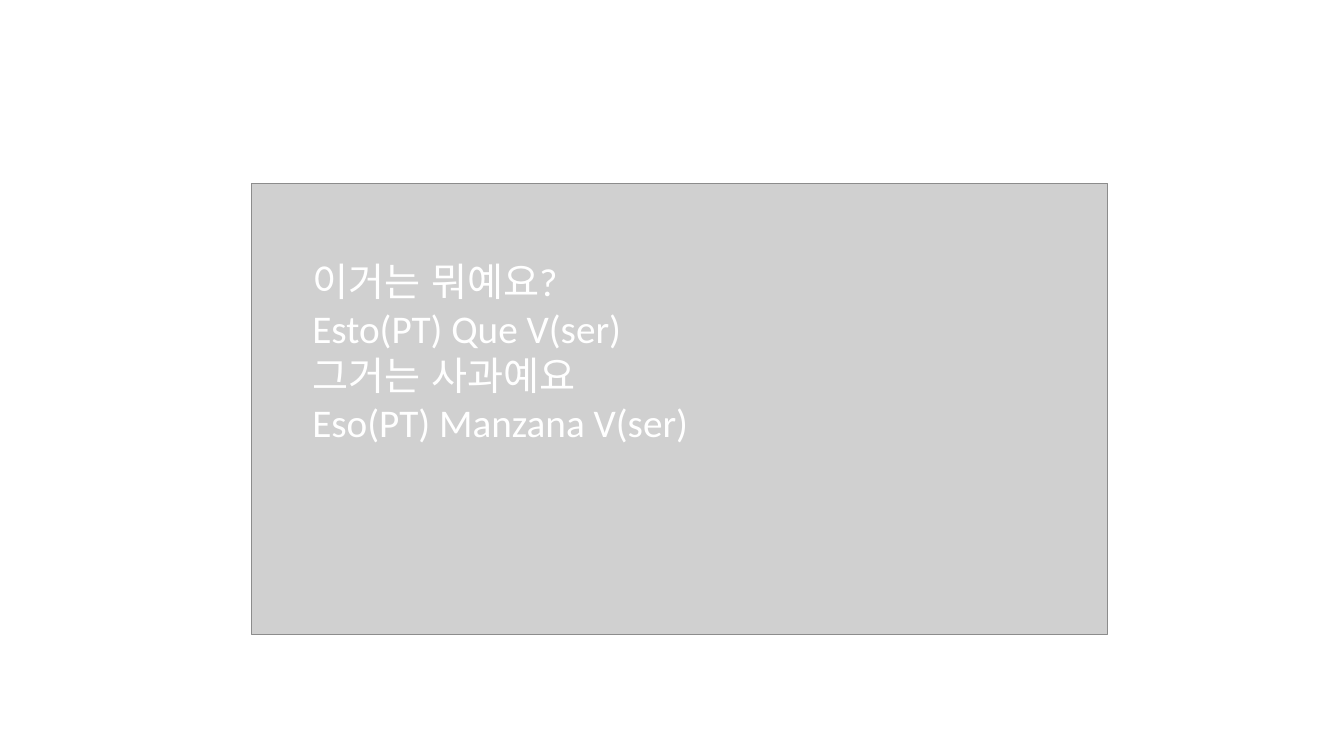
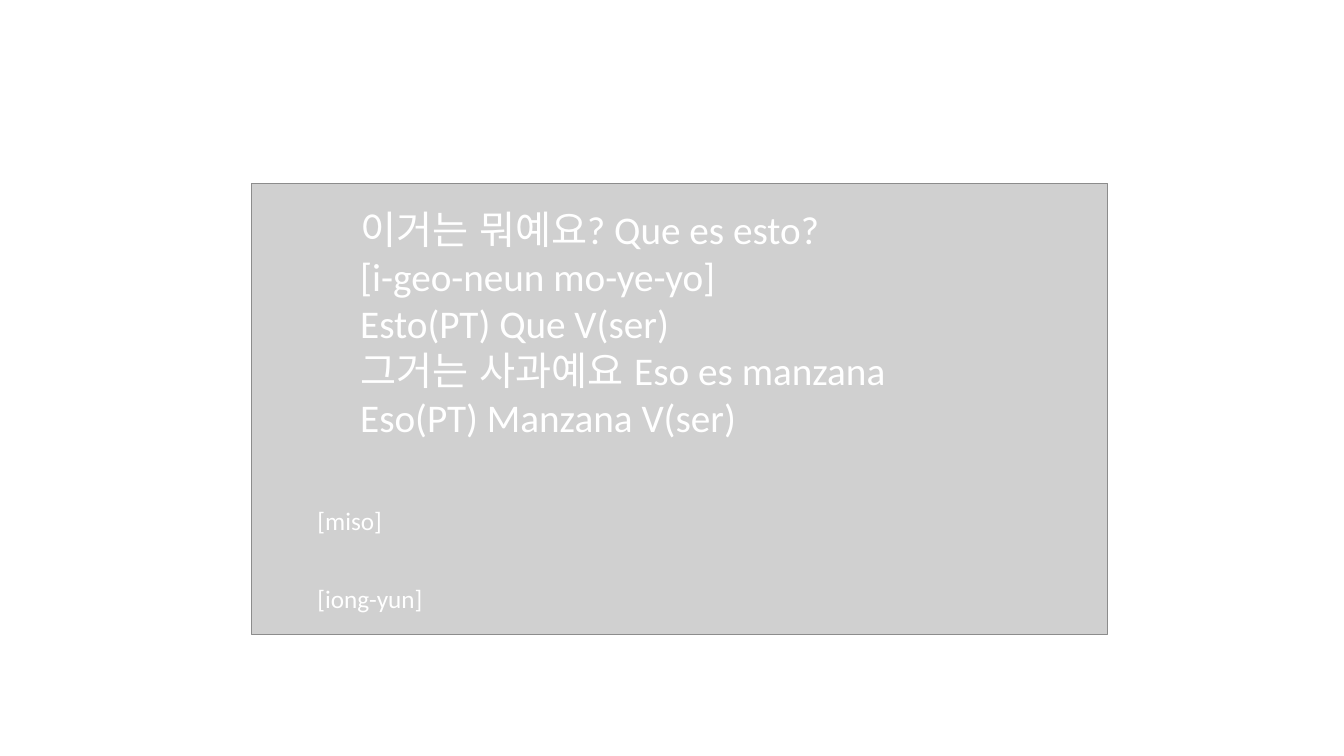
Before and after one commit to academiaseul/ACADEMIASEULWEB, a slide deck: slide 11 of A1_Nivel_1/04_Vida_Diaria/Sesion_04b_Personas_Familia.pptx (slide 10 before the commit). Drawn at 1344x756 pixels with LibreOffice and Linux fonts; fonts in the diff are those of the drawing; grey boxes stand for pictures. Boxes give left, top, right and bottom in pixels: in the first picture for what was removed or moved away, otherwise in the second. Text is boxed around its words. In the diff, an @@ line names an element or a change of style, - is before the commit and + after.

```diff
--- a/A1_Nivel_1/04_Vida_Diaria/Sesion_04b_Personas_Familia.pptx
+++ b/A1_Nivel_1/04_Vida_Diaria/Sesion_04b_Personas_Familia.pptx
@@ text "이거는 뭐예요? Que es esto?": place and size @@
-text "이거는 뭐예요? Que es esto?" at [312, 264, 688, 442]
+text "이거는 뭐예요? Que es esto?" at [360, 212, 886, 437]
@@ text at [360, 212, 819, 297]: text changed @@
-이거는 뭐예요?
+이거는 뭐예요? Que es esto?
+[i-geo-neun mo-ye-yo]
@@ text at [360, 353, 886, 388]: text changed @@
-그거는 사과예요
+그거는 사과예요 Eso es manzana
@@ text added at [317, 512, 381, 533], 18 pt, text #FFFFFF @@
+[miso]
@@ text added at [317, 590, 422, 612], 18 pt, text #FFFFFF @@
+[iong-yun]
```
Also in this commit, not shown: 4 other slides changed, 3 slides added, 49 slides removed, 20 other files.
